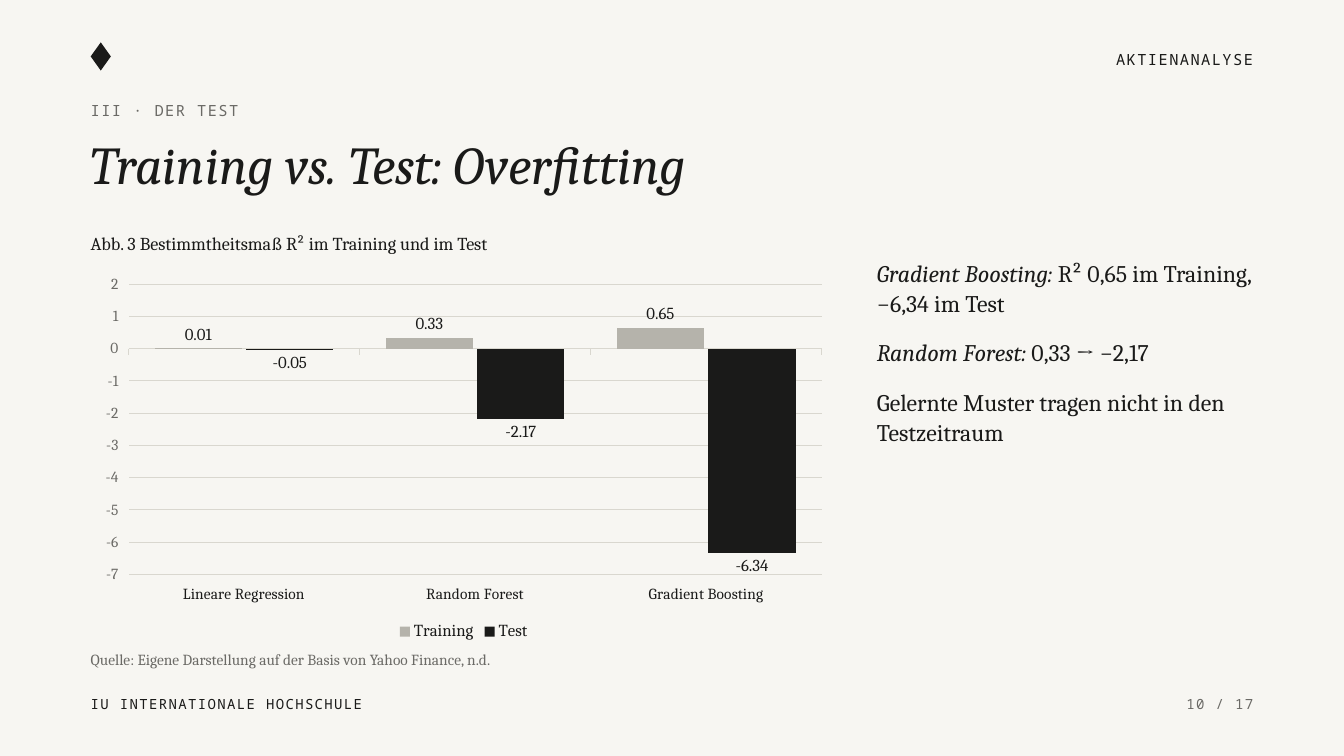
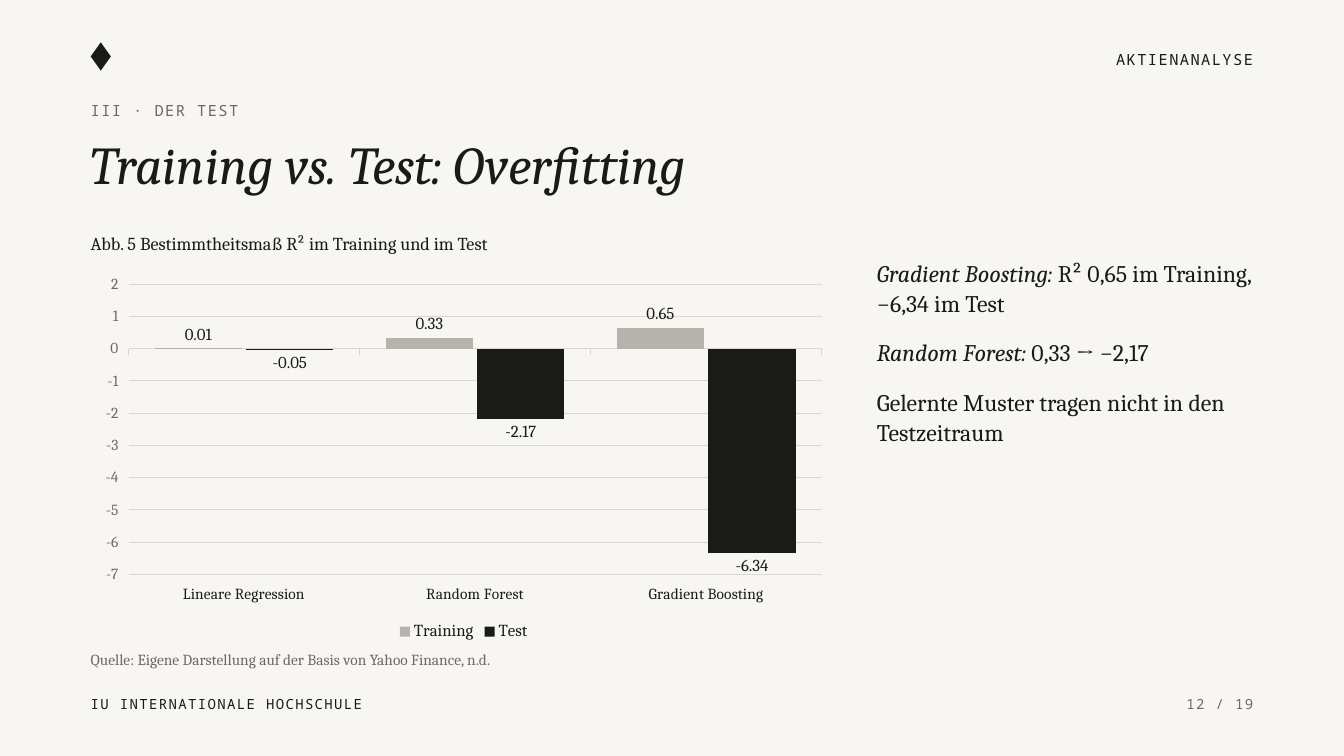
Before and after one commit to KonstantinosLamprou/stockanalysis, a slide deck: slide 12 of presentation/Aktienanalyse_Praesentation.pptx (slide 10 before the commit). Drawn at 1344x756 pixels with LibreOffice and Linux fonts; fonts in the diff are those of the drawing. Boxes give left, top, right and bottom in pixels: in the first picture for what was removed or moved away, otherwise in the second. Text is boxed around its words. In the diff, an @@ line names an element or a change of style, - is before the commit and + after.

```diff
--- a/presentation/Aktienanalyse_Praesentation.pptx
+++ b/presentation/Aktienanalyse_Praesentation.pptx
@@ text at (x1=91, y1=235, x2=488, y2=254): text changed @@
-Abb. 3 Bestimmtheitsmaß R² im Training und im Test
+Abb. 5 Bestimmtheitsmaß R² im Training und im Test
@@ text at (x1=1186, y1=699, x2=1253, y2=709): text changed @@
-10 / 17
+12 / 19
```
Also in this commit, not shown: 16 other slides changed, 2 slides added, 16 other files.
